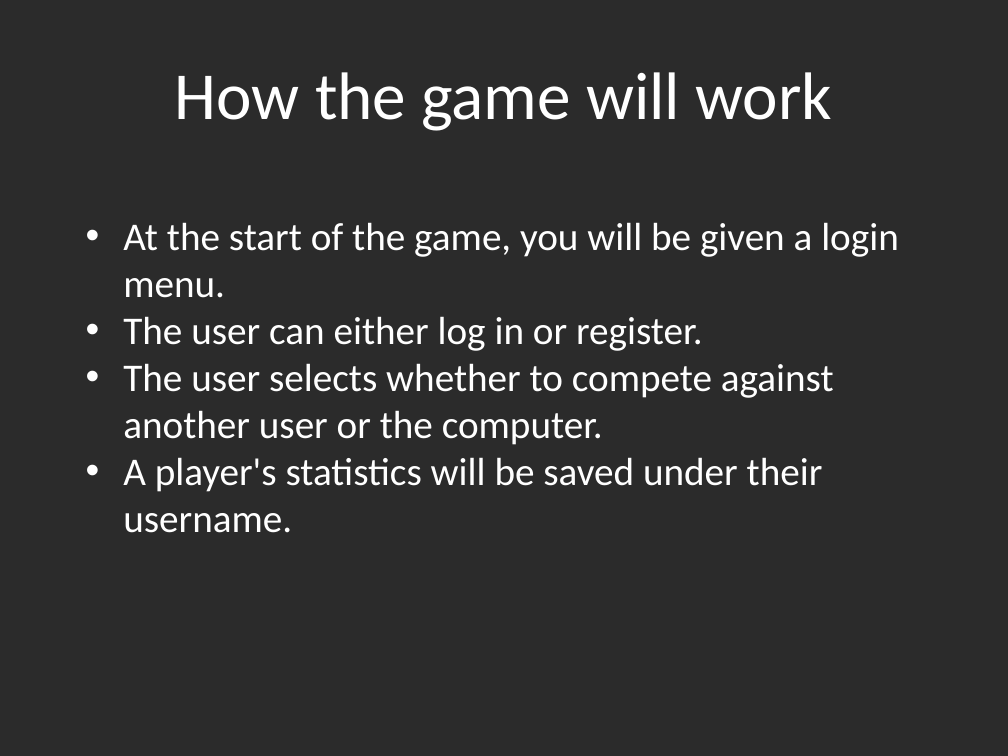
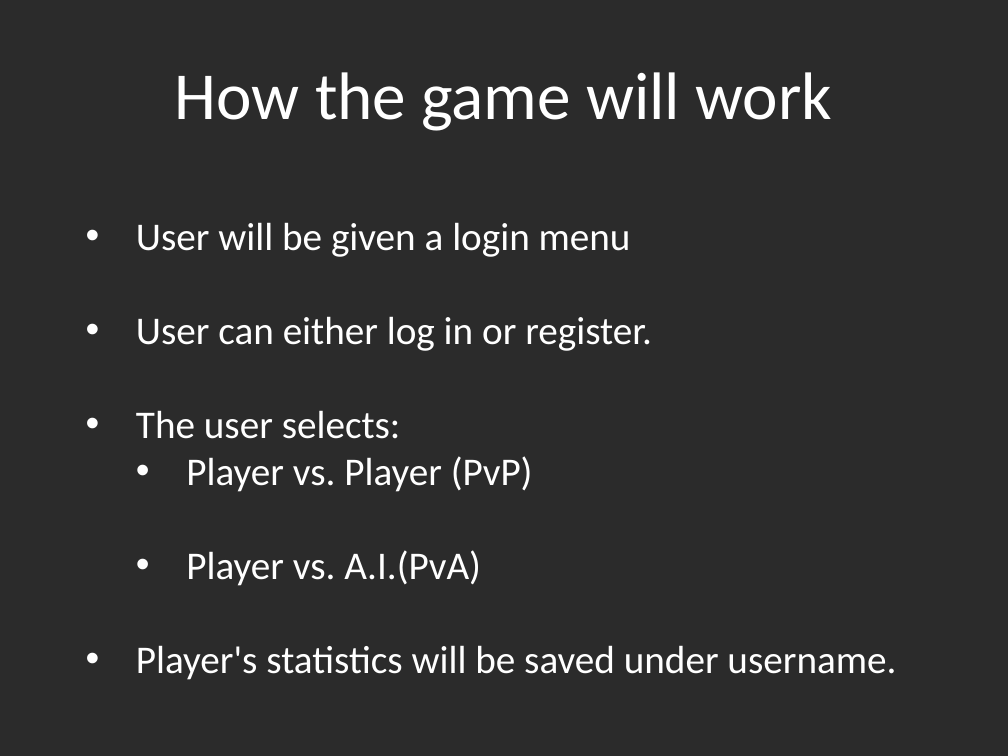
Before and after one commit to Amatarasu/A-Team, a slide deck: slide 4 of Power Point Presentation.pptx. Drawn at 1008x756 pixels with LibreOffice and Linux fonts; fonts in the diff are those of the drawing; background and template pictures are left out; a plain dark background stands for a picture behind light text. Boxes give left, top, right and bottom in pixels: in the first picture for what was removed or moved away, otherwise in the second. Text is boxed around its words. In the diff, an @@ line names an element or a change of style, - is before the commit and + after.

```diff
--- a/Power Point Presentation.pptx
+++ b/Power Point Presentation.pptx
@@ text at [136, 222, 896, 680]: text changed @@
-• At the start of the game, you will be given a login menu.
-• The user can either log in or register.
-• The user selects whether to compete against another user or the computer.
-• A player's statistics will be saved under their username.
+• User will be given a login menu
+• User can either log in or register.
+• The user selects:
+  • Player vs. Player (PvP)
+  • Player vs. A.I.(PvA)
+• Player's statistics will be saved under username.
```
Also in this commit, not shown: 7 other slides changed, 2 other files.
